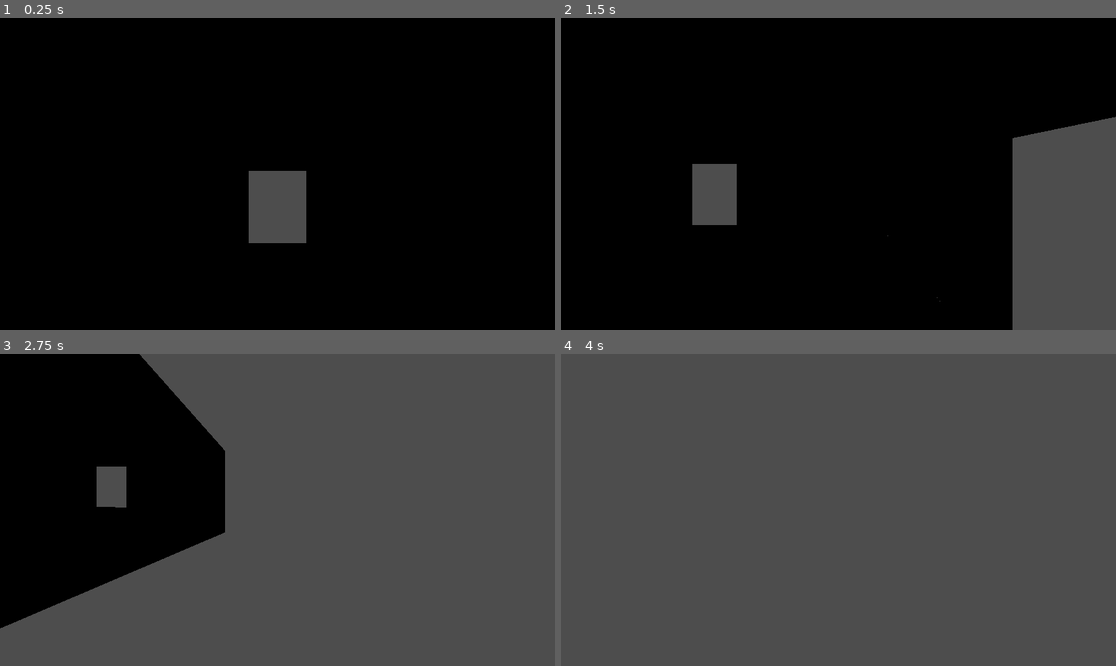
Above: before the commit, frames 1-4 (two rows, left to right).
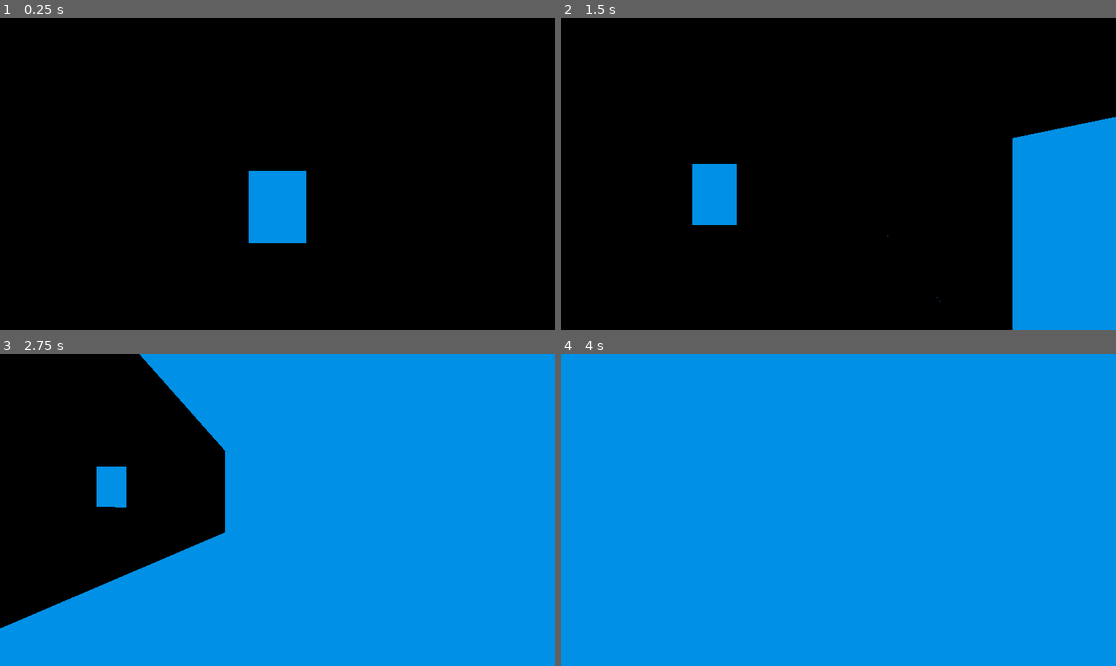
Above: after the commit, the same moments.

Repository: trvdex/mascara-jam
Game: Godot game, scene res://scenes/main.tscn
Two runs of this game, one before a commit and one after it. Both use one fixed random seed, a clock stepped at 60 frames per second and the inputs below. The engine's default icon, where the game draws it, is replaced by a stand-in: a white triangle on a blue panel in a dark square.
Inputs:
- Up to frame 1 (0.25 s): no input
- Up to frame 2 (1.5 s): tap Enter (ui_accept) at 0.5, 0.77 s; hold Right (ui_right) 0.53-1.28 s; hold Down (ui_down) from 1.28 s (still down)
- Up to frame 3 (2.75 s): tap Enter (ui_accept) at 1.52 s; release Down (ui_down) at 2.03 s; hold Right (ui_right) from 2.03 s (still down)
- Up to frame 4 (4 s): release Right (ui_right) at 2.78 s; hold Up (ui_up) 2.78-3.53 s; tap Enter (ui_accept) at 3.02, 3.77 s; hold Left (ui_left) from 3.53 s (still down)

The runs differ from the first frame. In frame 1, 2.4% of the frame differs, in the area x 44-56%, y 48-73%; in frame 2, 14%; in frame 3, 74%; in frame 4, 100%, in the area x 0-100%, y 0-100%.

Commit message:
enemigo + main proyect

Diff:
--- /dev/null
+++ b/enemies/enemie.gd
@@ -0,0 +1,14 @@
+extends CharacterBody3D
+
+@onready var sprite: AnimatedSprite3D = $AnimatedSprite3D
+
+func _ready() -> void:
+	# Asegura que la animación empieza siempre
+	sprite.play()
+
+func _physics_process(delta: float) -> void:
+	# El enemigo no se mueve
+	velocity = Vector3.ZERO
+
+	# Si quieres que la gravedad NO le afecte, deja esto comentado
+	move_and_slide()
--- /dev/null
+++ b/enemies/enemie.tscn
@@ -0,0 +1,38 @@
+[gd_scene format=3 uid="uid://dqboq2so76wa2"]
+
+[ext_resource type="Script" uid="uid://bxvdrc5mlhcq0" path="res://enemies/enemie.gd" id="1_bddoo"]
+[ext_resource type="Texture2D" uid="uid://yatt0hgippvu" path="res://enemies/enemyRed_0.png" id="1_df457"]
+[ext_resource type="Texture2D" uid="uid://vs1nna2vvanp" path="res://enemies/enemyRed_1.png" id="2_bddoo"]
+
+[sub_resource type="BoxShape3D" id="BoxShape3D_y0ikd"]
+size = Vector3(0.47265625, 1.2224121, 1)
+
+[sub_resource type="SpriteFrames" id="SpriteFrames_df457"]
+resource_local_to_scene = true
+animations = [{
+"frames": [{
+"duration": 1.0,
+"texture": ExtResource("1_df457")
+}, {
+"duration": 1.0,
+"texture": ExtResource("2_bddoo")
+}],
+"loop": true,
+"name": &"default",
+"speed": 5.0
+}]
+
+[node name="CharacterBody3D" type="CharacterBody3D" unique_id=1548968741]
+transform = Transform3D(0.3, 0, 0, 0, 0.3, 0, 0, 0, 0.3, 0, 0, 0)
+script = ExtResource("1_bddoo")
+
+[node name="CollisionShape3D" type="CollisionShape3D" parent="." unique_id=2136003003]
+transform = Transform3D(0.52177393, 0, 0, 0, 2.0727336, 0, 0, 0, 0.0789395, 0.010190897, -0.13840152, 0)
+shape = SubResource("BoxShape3D_y0ikd")
+debug_color = Color(0.3254902, 0.58431375, 0.61960787, 1)
+
+[node name="AnimatedSprite3D" type="AnimatedSprite3D" parent="." unique_id=1184590304]
+transform = Transform3D(0.145, 0, 0, 0, 0.579, 0, 0, 0, 0.044, 0, 0, 0)
+texture_filter = 0
+sprite_frames = SubResource("SpriteFrames_df457")
+frame_progress = 0.72740924
--- a/project.godot
+++ b/project.godot
@@ -15,6 +15,11 @@
 config/features=PackedStringArray("4.6", "Forward Plus")
 config/icon="res://icon.svg"
 
+[display]
+
+window/size/viewport_width=1920
+window/size/viewport_height=1080
+
 [physics]
 
 3d/physics_engine="Jolt Physics"
@@ -22,3 +27,4 @@
 [rendering]
 
 rendering_device/driver.windows="d3d12"
+environment/defaults/default_clear_color=Color(0, 0.56643134, 0.8973867, 1)
Not shown, added: enemies/enemie.gd.uid
Binary file added: enemies/enemyRed_0.png
Not shown, added: enemies/enemyRed_0.png.import
Binary file added: enemies/enemyRed_1.png
Not shown, added: enemies/enemyRed_1.png.import
